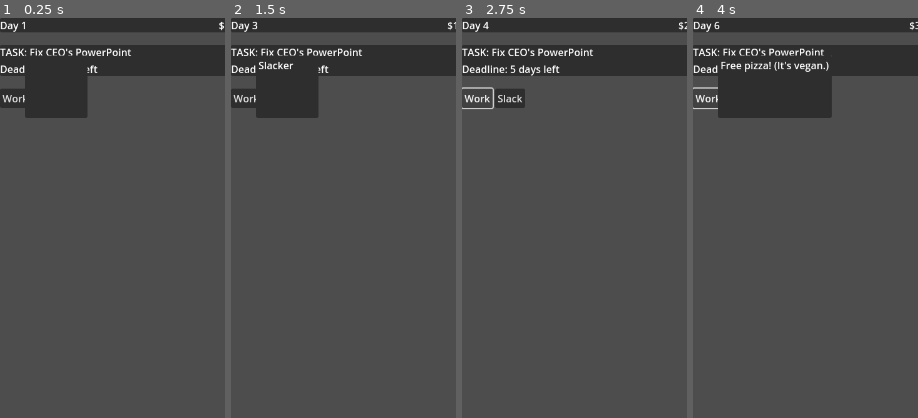
Above: before the commit, frames 1-4 (left to right).
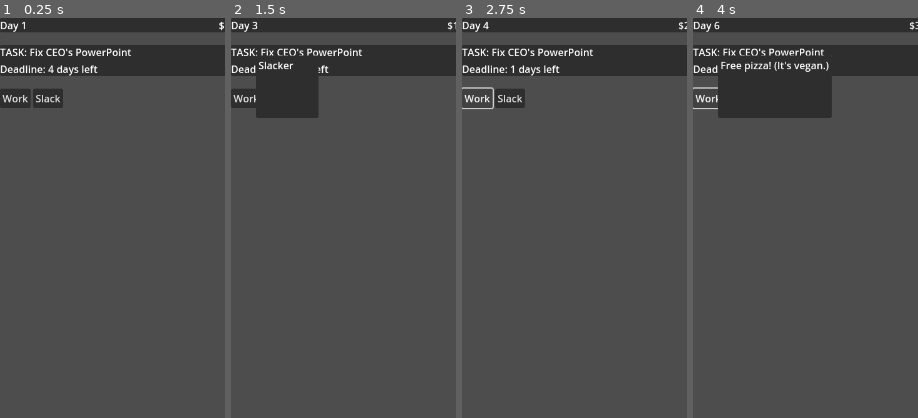
Above: after the commit, the same moments.

Repository: lmchoi/alt-f-this
Game: Godot game, scene res://scenes/game_ui.tscn
Two runs of this game, one before a commit and one after it. Both use one fixed random seed, a clock stepped at 60 frames per second and the inputs below.
Inputs:
- Up to frame 1 (0.25 s): no input
- Up to frame 2 (1.5 s): click "Work" at 0.5 s; click "Slack" at 1.25 s
- Up to frame 3 (2.75 s): click "Work" at 2 s
- Up to frame 4 (4 s): click "Slack" at 2.75 s; click "Work" at 3.5 s
The pictures show only the part of the screen within x 0-50%, y 0-50%; the shares and areas given below are measured in that part.

The runs differ from the first frame. In frame 1, 2.5% of the frame differs, in the area x 11-40%, y 9-25%; in frame 2, nothing differs; in frame 3, less than 0.1%; in frame 4, nothing differs.

Commit message:
Update days left till deadline

Diff:
--- a/autoloads/game_manager.gd
+++ b/autoloads/game_manager.gd
@@ -25,6 +25,8 @@
 	{"text": "Legacy code explodes. Debug for 3 hours.", "chaos": +25, "money": -50}
 ]
 
+var current_task = {"title": "Fix CEO's PowerPoint", "due_day": 5}
+
 func do_work():
 	money += 10
 	chaos += 5
--- a/scenes/game_ui.gd
+++ b/scenes/game_ui.gd
@@ -6,6 +6,8 @@
 @onready var money_label := $"%MoneyLabel" as MoneyLabel
 @onready var chaos_bar := $"%ChaosBar"
 
+@onready var deadline_label := $"%DeadlineLabel"
+
 func _ready():
 	work_button.pressed.connect(_on_work_button_pressed)
 	slack_button.pressed.connect(_on_slack_button_pressed)
@@ -13,6 +15,7 @@
 	GameManager.chaos_changed.connect(_update_chaos_level)
 	GameManager.event_occurred.connect(_on_event_occurred)
 	GameManager.next_day.connect(_on_next_day)
+	_on_next_day(GameManager.day)
 
 func _on_work_button_pressed():
 	GameManager.do_work()
@@ -29,3 +32,5 @@
 
 func _on_next_day(nth_day: int):
 	day_label.text = "Day " + str(nth_day)
+	var days_left = GameManager.current_task.get("due_day") - nth_day
+	deadline_label.text = "Deadline: " + str(days_left) + " days left"
--- a/scenes/game_ui.tscn
+++ b/scenes/game_ui.tscn
@@ -53,10 +53,12 @@
 layout_mode = 2
 
 [node name="TaskLabel" type="Label" parent="VBoxContainer/TaskPanel/VBoxContainer"]
+unique_name_in_owner = true
 layout_mode = 2
 text = "TASK: Fix CEO's PowerPoint"
 
 [node name="DeadlineLabel" type="Label" parent="VBoxContainer/TaskPanel/VBoxContainer"]
+unique_name_in_owner = true
 layout_mode = 2
 text = "Deadline: 5 days left"
 
@@ -79,3 +81,4 @@
 
 [node name="EventPopup" parent="." instance=ExtResource("4_u2dgd")]
 position = Vector2i(40, 60)
+visible = false
